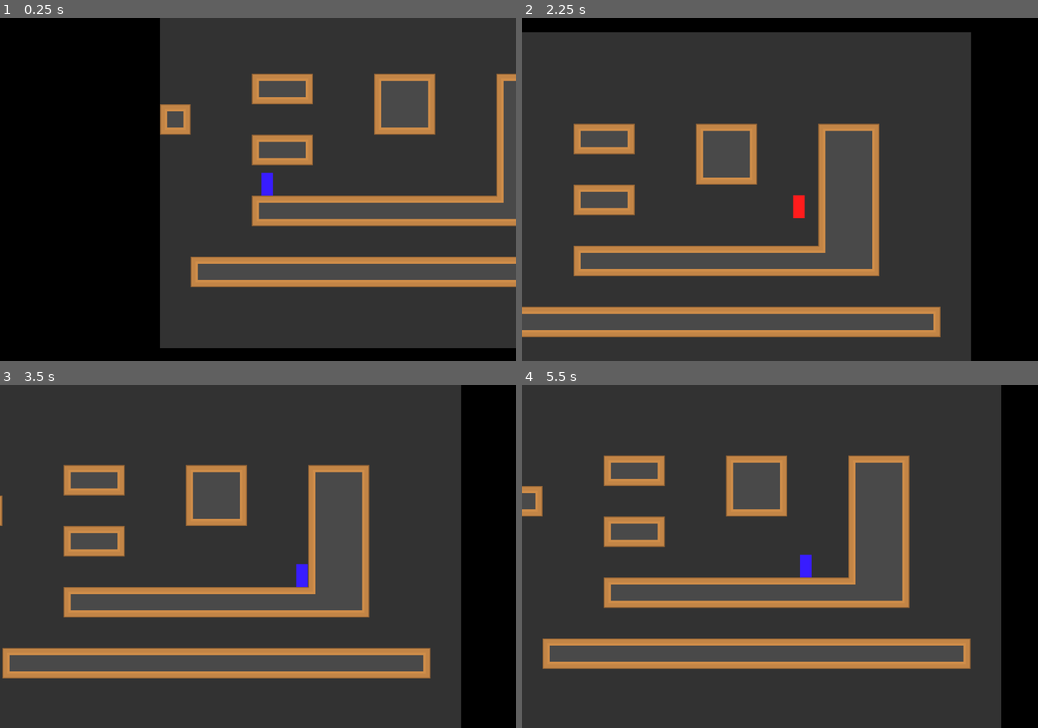
Above: before the commit, frames 1-4 (two rows, left to right).
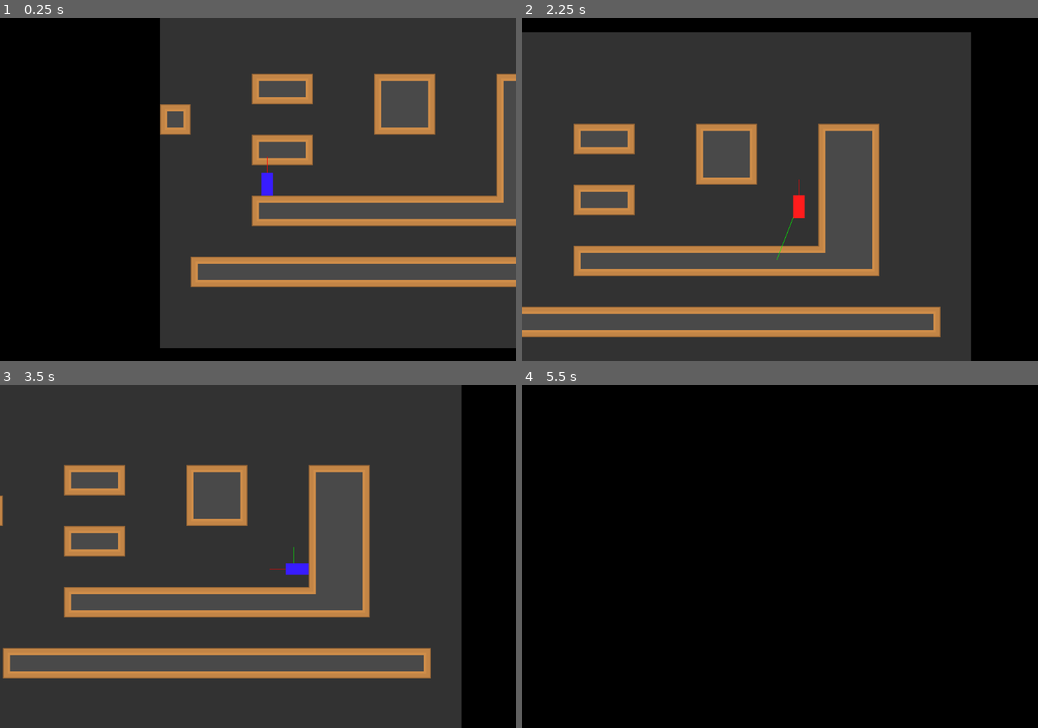
Above: after the commit, the same moments.

Repository: mlange-42/Graviton
Game: Godot game, scene res://scenes/World.tscn
The game is run twice, just before and just after one commit, with the same random seed, the same clock (stepped at 60 frames per second) and the same inputs.
Inputs:
- Up to frame 1 (0.25 s): no input
- Up to frame 2 (2.25 s): hold Shift (dont_stick, bound only after the commit) 0.53-1.28 s; hold Right (right) 0.53-2.03 s; tap Space (jump) at 0.77, 1.52 s; tap Shift (dont_stick, bound only after the commit) at 1.35 s; hold Left (left) from 2.03 s (still down); hold Shift (dont_stick, bound only after the commit) from 2.03 s (still down)
- Up to frame 3 (3.5 s): release Left (left) at 2.78 s; release Shift (dont_stick, bound only after the commit) at 2.78 s; hold Right (right) from 2.78 s (still down); tap Shift (dont_stick, bound only after the commit) at 2.85 s; tap Space (jump) at 3.02 s
- Up to frame 4 (5.5 s): hold Shift (dont_stick, bound only after the commit) 3.53-4.28 s; tap Space (jump) at 3.77, 4.52 s; release Right (right) at 4.28 s; hold Left (left) 4.28-5.03 s; tap Shift (dont_stick, bound only after the commit) at 4.35 s; hold Right (right) from 5.03 s (still down); hold Shift (dont_stick, bound only after the commit) from 5.03 s (still down)

The runs differ from the first frame. In frame 1, less than 0.1% of the frame differs, in the area x 51-52%, y 40-46%; in frame 2, less than 0.1%; in frame 3, 1.0%; in frame 4, 93%, in the area x 0-93%, y 0-100%.

Commit message:
implement basic movement around corners / gravity switching

Diff:
--- a/project.godot
+++ b/project.godot
@@ -56,6 +56,11 @@
 "events": [ Object(InputEventKey,"resource_local_to_scene":false,"resource_name":"","device":0,"alt":false,"shift":false,"control":false,"meta":false,"command":false,"pressed":false,"scancode":32,"physical_scancode":0,"unicode":0,"echo":false,"script":null)
  ]
 }
+dont_stick={
+"deadzone": 0.5,
+"events": [ Object(InputEventKey,"resource_local_to_scene":false,"resource_name":"","device":0,"alt":false,"shift":false,"control":false,"meta":false,"command":false,"pressed":false,"scancode":16777237,"physical_scancode":0,"unicode":0,"echo":false,"script":null)
+ ]
+}
 
 [physics]
 
--- a/scenes/Player.tscn
+++ b/scenes/Player.tscn
@@ -16,3 +16,13 @@
 [node name="CollisionShape2D" type="CollisionShape2D" parent="."]
 position = Vector2( 0.233059, 7.91518 )
 shape = SubResource( 1 )
+
+[node name="RayLeft" type="RayCast2D" parent="."]
+cast_to = Vector2( -25, 0 )
+
+[node name="RayRight" type="RayCast2D" parent="."]
+cast_to = Vector2( 25, 0 )
+
+[node name="RayDown" type="RayCast2D" parent="."]
+position = Vector2( 0, 20 )
+cast_to = Vector2( 0, 20 )
--- a/scripts/Player.gd
+++ b/scripts/Player.gd
@@ -8,7 +8,10 @@
 export (float, 0, 1.0) var acceleration = 0.35
 export (float, 0, 1.0) var air_factor = 0.2
 
-onready var sprite = $Sprite
+onready var sprite: Sprite = $Sprite
+onready var ray_left: RayCast2D = $RayLeft
+onready var ray_right: RayCast2D = $RayRight
+onready var ray_down: RayCast2D = $RayDown
 
 var velocity = Vector2.ZERO
 
@@ -26,6 +29,9 @@
 	else:
 		velocity.x = lerp(velocity.x, 0, fac * friction)
 
+	if not Input.is_action_pressed("dont_stick"):
+		check_rotation()
+
 func _process(delta):
 	if self.is_on_floor():
 		sprite.frame = 0
@@ -34,8 +40,54 @@
 
 func _physics_process(delta):
 	get_input()
+
 	velocity.y += gravity * delta
-	velocity = move_and_slide(velocity, Vector2.UP)
+	velocity = move_and_slide(velocity.rotated(self.rotation), Vector2.UP.rotated(self.rotation))
+	velocity = velocity.rotated(-self.rotation)
+
+	if abs(velocity.x) < 1:
+		velocity.x = 0
+
 	if Input.is_action_just_pressed("jump"):
 		if is_on_floor():
 			velocity.y = jump_speed
+
+	update()
+
+func check_rotation():
+	if not self.is_on_floor():
+		return
+
+	# Concave corners
+
+	var ray: RayCast2D = null
+	var dir: int = 0
+	if velocity.x < 0:
+		ray = ray_left
+		dir = 1
+	elif velocity.x > 0:
+		ray = ray_right
+		dir = -1
+
+	if ray != null:
+		ray.force_raycast_update()
+		if ray.is_colliding():
+			self.rotate(PI * 0.5 * dir)
+			return
+
+	# Convex corners
+
+	ray_down.force_raycast_update()
+	if ray_down.is_colliding():
+		return
+
+	var angle = PI * 0.5 * sign(velocity.x)
+
+	var center = self.position + Vector2(0, 35).rotated(self.rotation)
+	self.position = center + (self.position - center).rotated(angle)
+	self.rotate(angle)
+
+
+func _draw():
+	draw_line(Vector2.ZERO, Vector2.UP * 50, Color.red)
+	draw_line(Vector2.ZERO, velocity * 0.2, Color.green)
